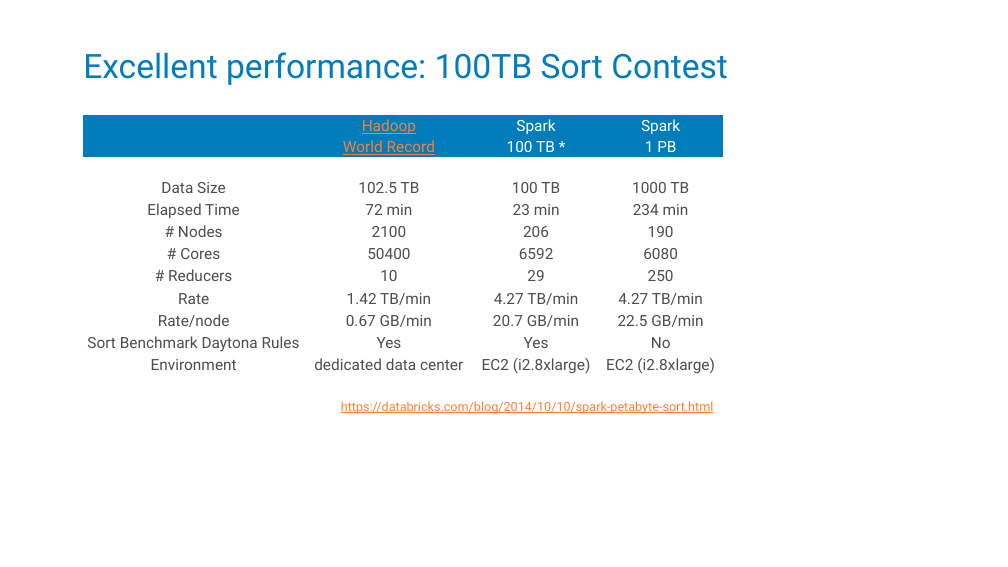
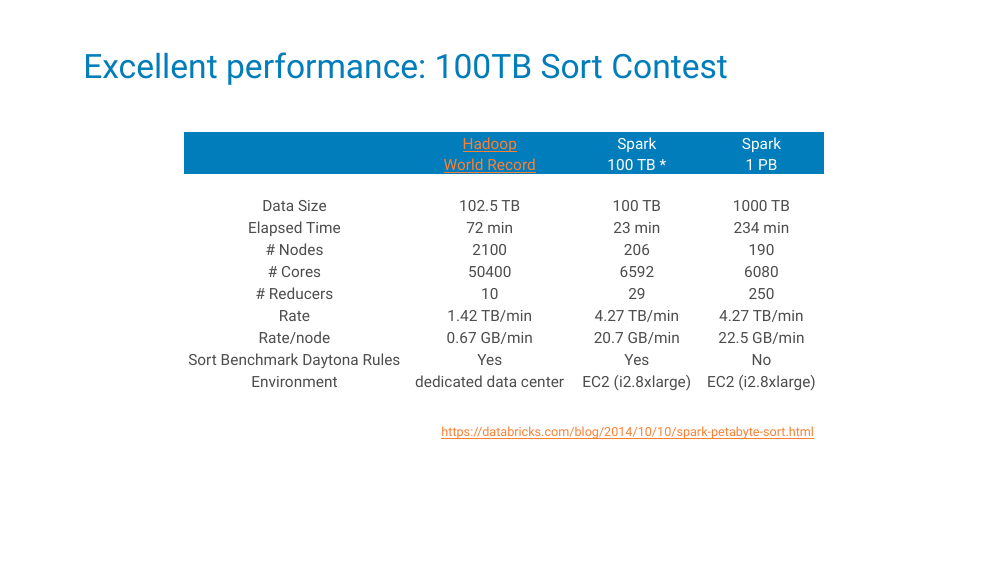
Before and after one commit to kstanaszek/SparkAndScalaInTandem, a slide deck: slide 6 of src/main/resources/slides.pptx (slide 4 before the commit). Drawn at 1008x567 pixels with LibreOffice and Linux fonts; fonts in the diff are those of the drawing. Boxes give left, top, right and bottom in pixels: in the first picture for what was removed or moved away, otherwise in the second. Text is boxed around its words. In the diff, an @@ line names an element or a change of style, - is before the commit and + after.

```diff
--- a/src/main/resources/slides.pptx
+++ b/src/main/resources/slides.pptx
@@ table: place and size @@
-table at <box>84,115,724,378</box>
+table at <box>184,132,825,395</box>
@@ text "https://databricks.com/blog/2014/10/10/spark-petabyte-sort.h ...": place and size @@
-text "https://databricks.com/blog/2014/10/10/spark-petabyte-sort.h ..." at <box>341,401,714,414</box>
+text "https://databricks.com/blog/2014/10/10/spark-petabyte-sort.h ..." at <box>441,426,814,439</box>
```
Also in this commit, not shown: 14 other slides changed, 2 slides added, 3 slides removed.
